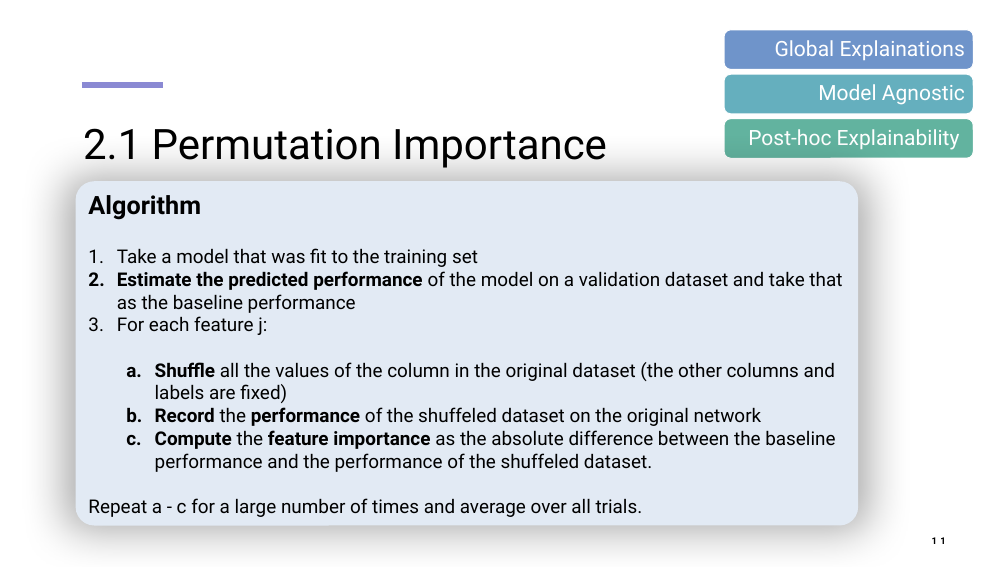
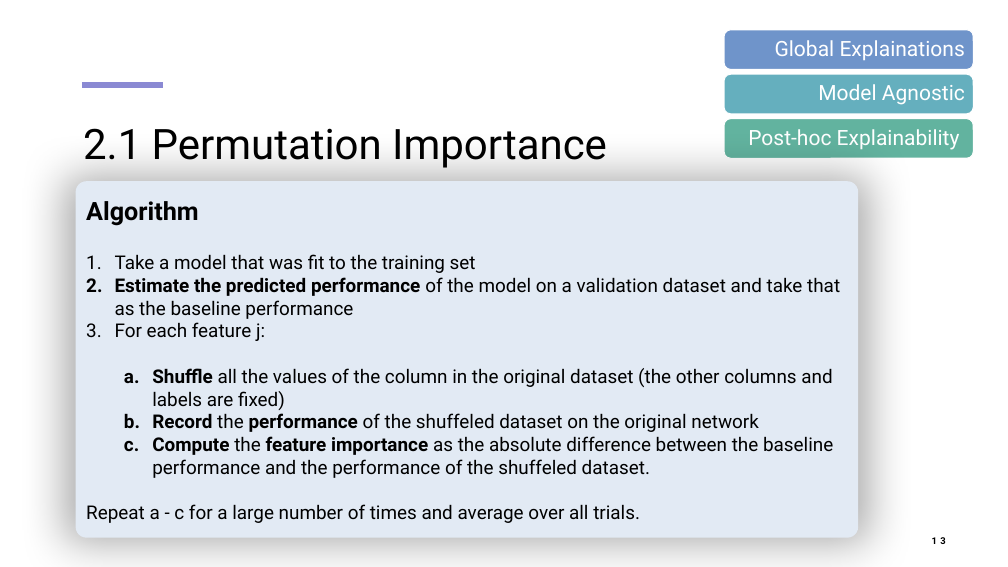
Before and after one commit to mahmouddraz/xai, a slide deck: slide 13 of Presentation Workshop.pptx (slide 11 before the commit). Drawn at 1008x567 pixels with LibreOffice and Linux fonts; fonts in the diff are those of the drawing. Boxes give left, top, right and bottom in pixels: in the first picture for what was removed or moved away, otherwise in the second. Text is boxed around its words. In the diff, an @@ line names an element or a change of style, - is before the commit and + after.

Commit message:
added information about datasets and ai methods to the presentatiton

```diff
--- a/Presentation Workshop.pptx
+++ b/Presentation Workshop.pptx
@@ rounded rectangle "Algorithm": place and size @@
-rounded rectangle "Algorithm" at (76,181,858,526)
+rounded rectangle "Algorithm" at (76,181,858,538)
@@ rounded rectangle "Algorithm" at (76,181,858,538): proportions changed @@
@@ page number at (932,537,946,544): text changed @@
-11
+13
```
Also in this commit, not shown: 2 other slides changed, 2 slides added, 1 other file.
